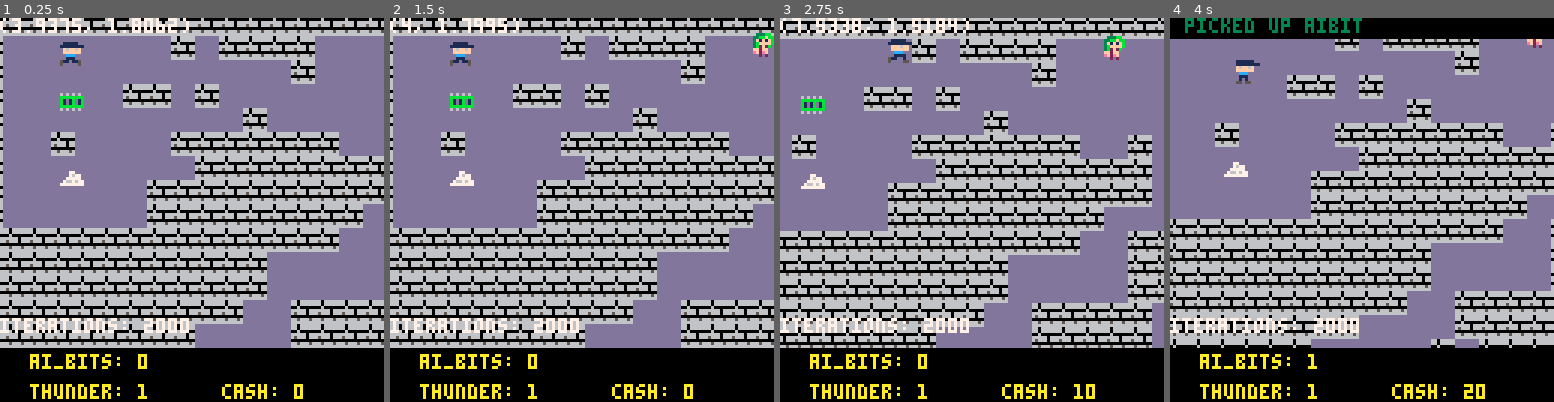
Above: before the commit, frames 1-4 (left to right).
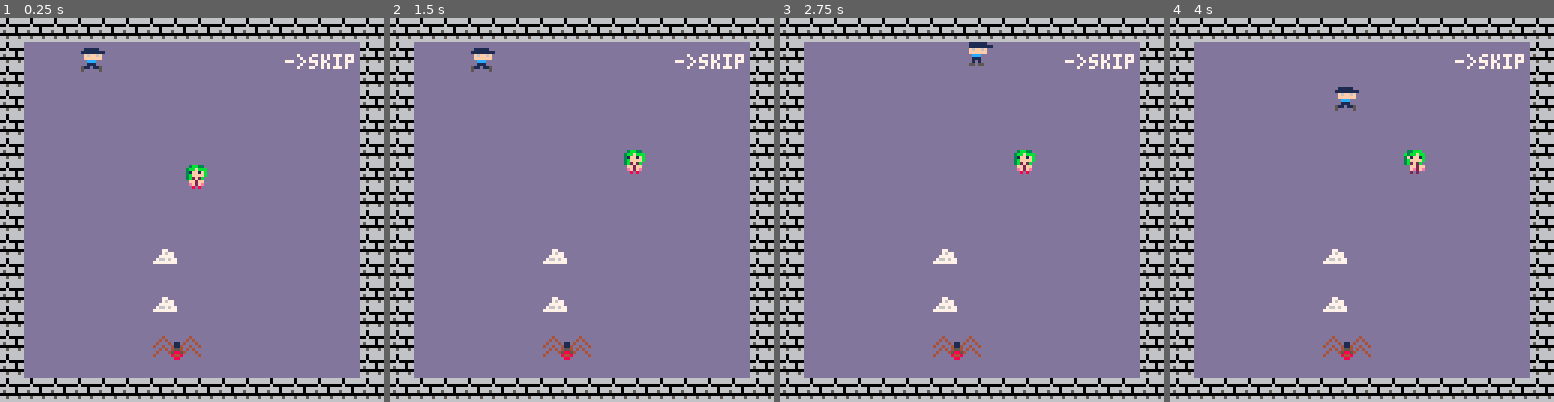
Above: after the commit, the same moments.

Repository: dfirebaugh/j46k
Game: PICO-8 cartridge j46k.p8
Two runs of this game, one before a commit and one after it. Both use one fixed random seed, a clock stepped at 60 frames per second and the inputs below.
Inputs:
- Up to frame 1 (0.25 s): no input
- Up to frame 2 (1.5 s): no input
- Up to frame 3 (2.75 s): hold Right 1.6-2.1 s; hold Up 2.15-2.42 s; hold Right from 2.47 s (still down)
- Up to frame 4 (4 s): release Right at 3.03 s; hold Left 3.08-3.58 s; hold Down 3.63-3.97 s

The runs differ from the first frame. In frame 1, 64% of the frame differs, in the area x 0-100%, y 0-100%; in frame 2, 64%; in frame 3, 63%; in frame 4, 64%.

Commit message:
setup state machine for level generation

Diff:
--- a/j46k.p8
+++ b/j46k.p8
@@ -4,7 +4,7 @@
 -- j46k
 -- by dfire
 
---[[const]] debug = 1
+--[[const]] debug = 0
 
 -- additional_perimeter_checks is used in map generation
 --   it represents how many neighbor tiles to checkout
@@ -33,10 +33,18 @@
 --[[const]] spidy_sprite = 36
 --[[const]] aibit_sprite = 20
 
+-- actor ids:
+--[[const]] player_id = 0
+--[[const]] lady_id = 1
+--[[const]] tsnow_id = 2
+--[[const]] aibit_id = 3
+--[[const]] spidy_id = 4
+
 --[[const]] lady_attack_modifier = 20
 --[[const]] lady_inertia_cap = 1
---[[const]] lady_inertia_inc = .1
+--[[const]] lady_inertia_inc = .08
 --[[const]] lady_bounce = .6
+--[[const]] lady_speed = .8
 
 --[[const]] jon_sprite = 0
 --[[const]] jon_attack_modifier = 1
@@ -47,12 +55,23 @@
 --[[const]] tsnow_increment = 10
 --[[const]] spidy_health = 100
 
+-- game_states:
+--[[const]] setup_intro_level = 0
+--[[const]] play_intro_level = 1
+--[[const]] setup_first_level = 2
+--[[const]] play_first_level = 3
+
+-- game state:
+game_state = setup_intro_level
+
 -- music(0)
 cam_x = 0
 cam_y = 0
 
 last = 0
 msg_color = 1
+
+
 
 function check_for_message()
   if flr(time()) - last == 2 then
@@ -71,8 +90,72 @@
     gmsg = msg
 end
 
-function _init()
-
+function _update()
+  if(game_state == setup_intro_level) then
+    init_intro_level()
+    game_state += 1
+  elseif (game_state == play_intro_level) then
+    update_intro_level()
+  elseif (game_state == setup_first_level) then
+    init_first_level()
+    game_state += 1
+  elseif(game_state == play_first_level) then
+    update_first_level()
+  end
+end
+
+function _draw()
+  cls()
+  if(game_state == play_intro_level) then
+    draw_intro_level()
+  elseif (game_state == setup_first_level) then
+  elseif (game_state == play_first_level) then
+    draw_first_level()
+  end
+end
+
+function init_intro_level()
+  -- draw a room
+  for i = 0, 14 do
+    for j = 0, 15 do
+      mset(i, j, floor)
+    end
+    mset(i, 0, wall)
+    mset(0, i, wall)
+    mset(15, i, wall)
+    mset(i, 15, wall)
+  end
+  mset(15,15, wall)
+  init_player()
+  place_lady(5, 5)
+  place_tsnow(5, 8)
+  place_tsnow(5, 10)
+  place_tsnow(5, 12)
+  place_spidy(5, 14)
+end
+
+function update_intro_level()
+  control_player(jon)
+  foreach(actor, move_actor)
+
+  if(jon.x > 13 and jon.y < 3) then
+
+    foreach(actor, delete_actor)
+    game_state += 1
+  end
+end
+
+function draw_intro_level()
+  camera(0, 0)
+
+  map(0, 0, 0, 0, 16, 16)
+
+  -- draw actors
+  foreach(actor,draw_actor)
+  print("->skip", 95, 12, 7)
+end
+
+function init_first_level()
   -- fill the map with walls
   fillmap()
   dig(startx, starty)
@@ -87,7 +170,7 @@
   init_player()
 end
 
-function _update()
+function update_first_level()
   control_player(jon)
   foreach(actor, move_actor)
   if time() % 2 == 0 then
@@ -95,19 +178,16 @@
   end
 end
 
-function _draw()
+function draw_first_level()
   cls()
   camera(cam_x^1.5, cam_y^1.5)
 
-
   map(0, 0, 0, 0, 128, 128)
 
   -- draw actors
   foreach(actor,draw_actor)
 
-
-  camera()
-
+  camera() -- resets camera postion to static so we can draw game info
   if (debug == 1) then
     print("floors: "..floorcount, 0, 112, 7)
     print("iterations: "..iterations, 0, 100, 7)
@@ -232,6 +313,9 @@
   lady.inertia = .8
   lady.bounce = lady_bounce
   lady.frames = 3
+  lady.dx = lady_speed
+  lady.dy = lady_speed
+  lady.actor_id = lady_id
 end
 
 function place_spidy(x, y)
@@ -240,16 +324,19 @@
   spidy.spr = 36
   spidy.name = "spidy"
   spidy.health = spidy_health
+  spidy.actor_id = spidy_id
 end
 
 function place_aibit(x, y)
   aibit = make_actor(x, y)
   aibit.spr = 20
+  aibit.actor_id = aibit_id
 end
 
 function place_tsnow(x, y)
   tsnow = make_actor(x, y)
   tsnow.spr = tsnow_sprite
+  tsnow.actor_id = tsnow_id
 end
 
 function is_attacker(x, y)
@@ -317,7 +404,7 @@
 
 function delete_actor(a)
   for i=1, count(actor) do
-    if (actor[i].x == a.x and actor[i].y == a.y) then
+    if (actor[i].x == a.x and actor[i].y == a.y and actor[i].actor_id == a.actor_id) then
       del(actor, actor[i])
       return
     end
@@ -361,7 +448,7 @@
   if(spidy.spr == spidy_sprite) then
       -- if actor happens to be a lady
       if (a.spr == lady_sprite) then
-        a.inertia -= .1
+        -- a.inertia -= .1
         -- reduce spidy's health
         spidy.health -= lady_attack_modifier
       end
@@ -371,6 +458,10 @@
         message(jon_attack_modifier + (jon.thunder_power + thunder_power_attack_modifier).." dmg to spidy. lost: aibit")
         if (jon.aibits > 0) then
           jon.aibits -= 1
+          jon.thunder_power -= 20
+          if (jon.thunder_power < 0) then
+            jon.thunder_power = 0
+          end
         end
       end
 
@@ -471,6 +562,7 @@
   jon.frames = 3
   jon.player = true
   jon.aibits = 0
+  jon.actor_id = 0
 end
 
 function payday()
@@ -634,13 +726,13 @@
 07667677077776770766767700000000400000844800000400400089980004000000000000000000000000000000000000000000000000000000000000000000
 77777777767677777777777700000000000000088000000000000008800000000000000000000000000000000000000000000000000000000000000000000000
 03bb3300033bbb000333bb0000000000000000000000000000000000000000000000000000000000000000000000000000000000000000000000000000000000
-3bbbfbb0b3bbfbb033bbfbb000000000000000000000000000000000000000000000000000000000000000000000000000000000000000000000000000000000
+3bbfbbb0b3bbfbb033bbfbb000000000000000000000000000000000000000000000000000000000000000000000000000000000000000000000000000000000
 31ff1fb03f1ff1b03f1f1fb000000000000000000000000000000000000000000000000000000000000000000000000000000000000000000000000000000000
 3bffffb03bffffb03bffffb000000000000000000000000000000000000000000000000000000000000000000000000000000000000000000000000000000000
 3b2f2b003b2f2b003b2f2b0000000000000000000000000000000000000000000000000000000000000000000000000000000000000000000000000000000000
 0ff2ff0000ff2ff0ff2ff00000000000000000000000000000000000000000000000000000000000000000000000000000000000000000000000000000000000
 0ef2fe0000fe2fe0ef2ef00000000000000000000000000000000000000000000000000000000000000000000000000000000000000000000000000000000000
-00202000002020000020200000000000000000000000000000000000000000000000000000000000000000000000000000000000000000000000000000000000
+00808000002020000020200000000000000000000000000000000000000000000000000000000000000000000000000000000000000000000000000000000000
 
 
 
